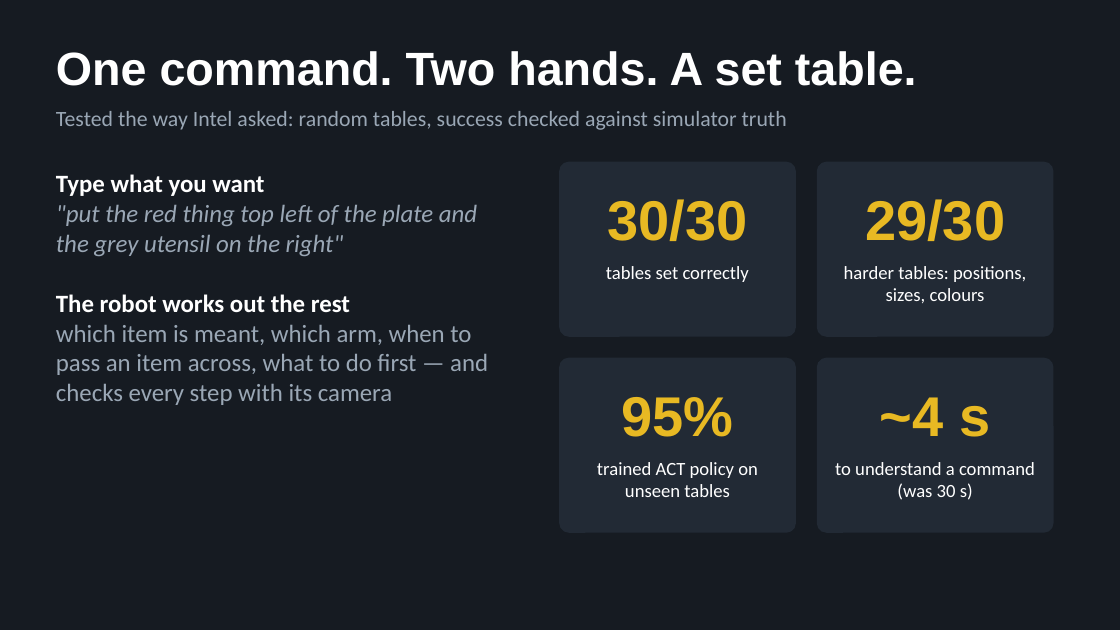
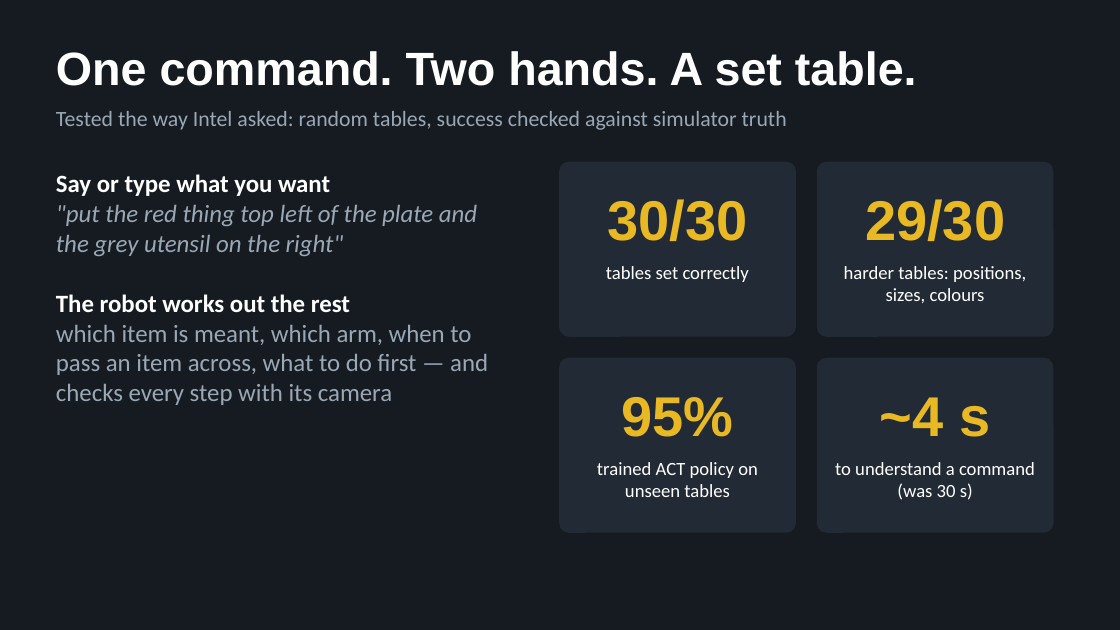
Before and after one commit to PegBitStudio/two-arm-table-setter, a slide deck: slide 2 of submission/slides.pptx. Drawn at 1120x630 pixels with LibreOffice and Linux fonts; fonts in the diff are those of the drawing. Boxes give left, top, right and bottom in pixels: in the first picture for what was removed or moved away, otherwise in the second. Text is boxed around its words. In the diff, an @@ line names an element or a change of style, - is before the commit and + after.

```diff
--- a/submission/slides.pptx
+++ b/submission/slides.pptx
@@ text at box(56, 174, 330, 196): text changed @@
-Type what you want
+Say or type what you want
```
Also in this commit, not shown: 1 other slide changed, 5 other files.
